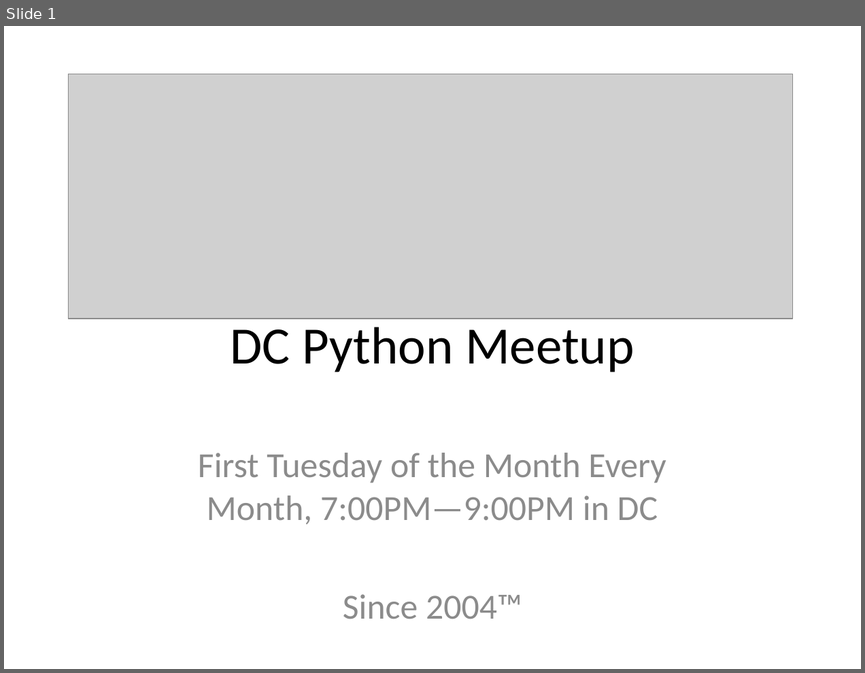
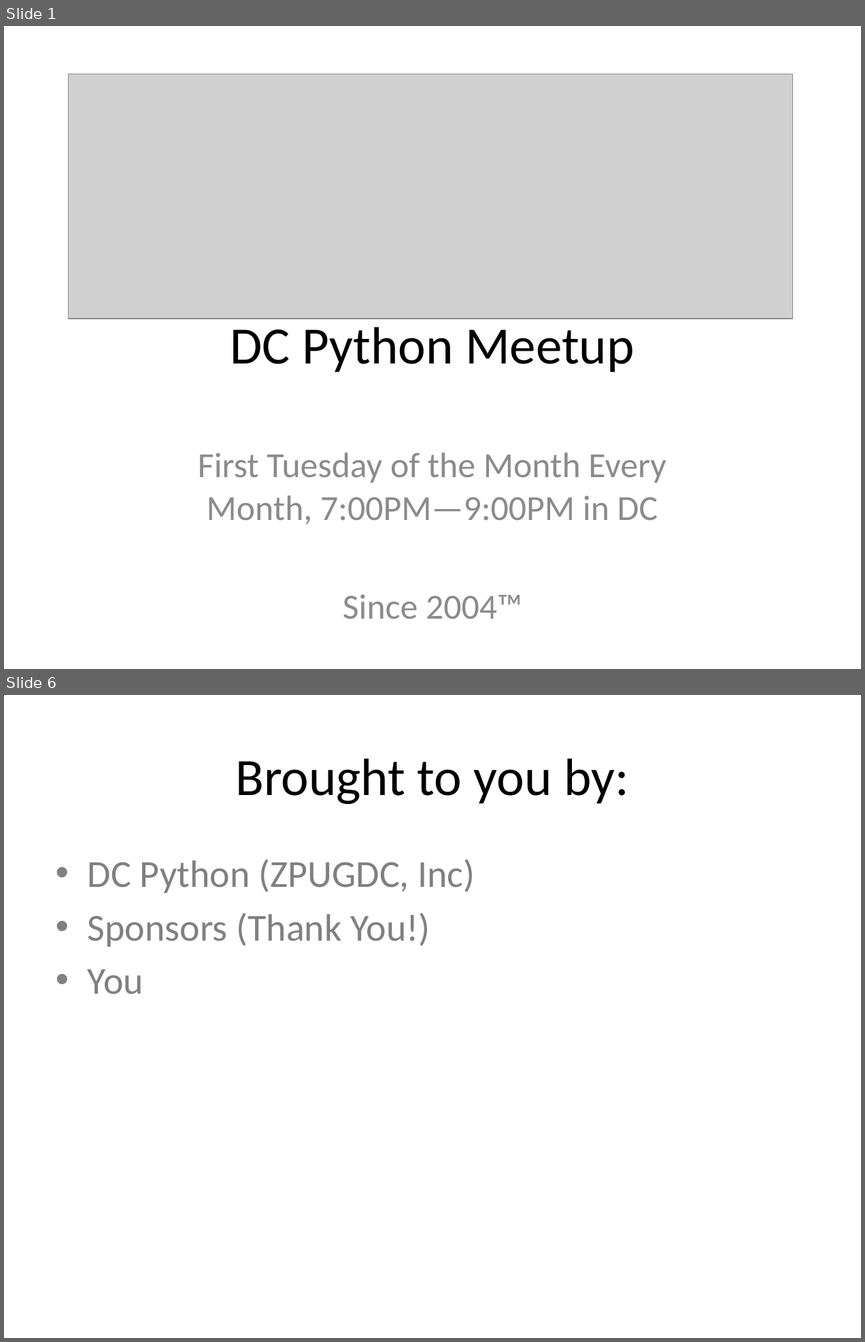
Before and after one commit to DCPython/generic-meetup-slides, a slide deck: DC Python Generic Meetup Slides.pptx. Shown one above the other, each under a label of ours: slide 1 before the commit, slides 1 and 6 after it; the slides between them are not shown. The pictures are 865x673 and 865x1342 pixels, drawn with LibreOffice and Linux fonts; fonts in the diff are those of the drawing; grey boxes stand for pictures. Boxes give left, top, right and bottom in pixels: in the first picture for what was removed or moved away, otherwise in the second. Text is boxed around its words. In the diff, an @@ line names an element or a change of style, - is before the commit and + after.

```diff
--- a/DC Python Generic Meetup Slides.pptx
+++ b/DC Python Generic Meetup Slides.pptx
@@ slide 6 added at <box>4,695,861,1338</box>, background #FFFFFF @@
@@ title added at <box>235,758,628,804</box>, 44 pt, text #000000 @@
+Brought to you by:
@@ text added at <box>88,859,475,994</box>, 32 pt, text #808080 @@
+• DC Python (ZPUGDC, Inc)
+• Sponsors (Thank You!)
+• You
```
Also in this commit, not shown: 3 slides changed, 12 other slides added.
